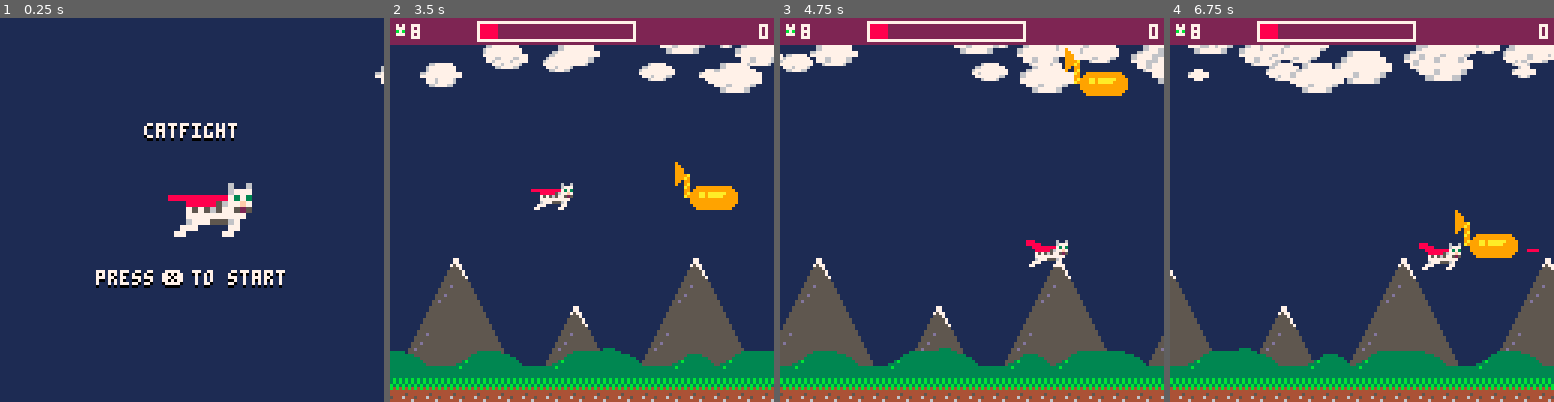
Above: before the commit, frames 1-4 (left to right).
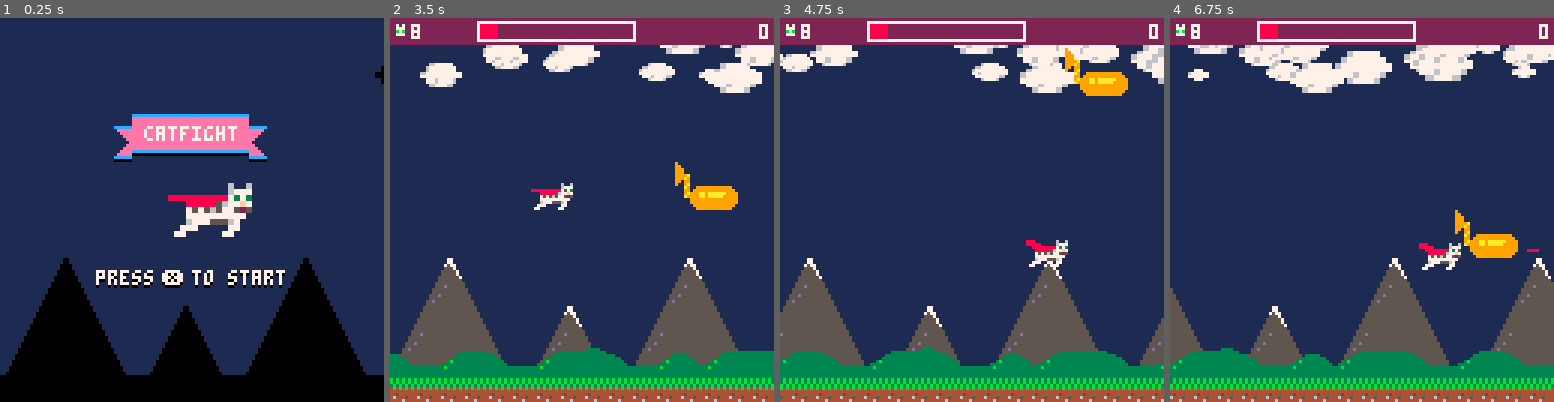
Above: after the commit, the same moments.

Repository: zothynine/picoheads
Game: PICO-8 cartridge catfight.p8
Two runs of this game, one before a commit and one after it. Both use one fixed random seed, a clock stepped at 60 frames per second and the inputs below.
Inputs:
- Up to frame 1 (0.25 s): no input
- Up to frame 2 (3.5 s): tap X (X key) at 0.33, 1.07, 1.85, 2.97 s; tap O (Z key) at 0.7, 1.7, 2.1, 2.5, 2.9, 3.3 s; hold Right 1.6-2.1 s; hold Up 2.15-2.42 s; hold Right 2.47-3.03 s; hold Left from 3.08 s (still down)
- Up to frame 3 (4.75 s): release Left at 3.58 s; hold Down 3.63-3.97 s; tap O (Z key) at 3.7, 4.1, 4.5 s; hold Right 4.02-4.68 s; tap X (X key) at 4.08 s; hold Up from 4.73 s (still down)
- Up to frame 4 (6.75 s): tap O (Z key) every 0.4 s from 4.9 to 6.5 s; release Up at 5.03 s; hold Left 5.08-5.68 s; tap X (X key) at 5.2, 6.32 s; hold Down 5.73-6.03 s; hold Right 6.08-6.58 s; hold Right from 6.63 s (still down)

The runs differ from the first frame. In frame 1, 22% of the frame differs, in the area x 0-100%, y 12-100%; in frame 2, 7.4%; in frame 3, 8.5%; in frame 4, 8.5%.

Commit message:
Episode 39

Diff:
--- a/catfight.p8
+++ b/catfight.p8
@@ -309,6 +309,7 @@
 function update_start()
   tim.f=(tim.f+1)%60
   update_clouds()
+  update_map()
   update_cape()
   if btn(5) then
     _update60=update_lvlstart
@@ -336,8 +337,23 @@
 function draw_start()
   cls()
   rectfill(0,0,127,127,1)
+  pal(5,0)
+  pal(6,0)
+  pal(7,0)
+  pal(13,0)
   foreach(clouds,draw_cloud)
-  print_shadow("catfight",0,35,7,false,true)
+  draw_map({l1=true})
+  pal()
+  rectfill(0,119,127,127,0)
+  sspr(16,8,6,11,38,36)
+  line(44,32,82,32,12)
+  rectfill(44,33,82,43,14)
+  line(44,44,82,44,12)
+  line(38,47,43,47,0)
+  line(44,45,82,45,0)
+  line(83,47,88,47,0)
+  sspr(16,8,6,11,83,36,6,11,true)
+  print_center("catfight",36,7)
   draw_ascii(2)
   print_shadow("press   to start",0,84,7,false,true)
   print_shadow("❎",54,84,7,true,false)
@@ -420,13 +436,16 @@
   if btn(0) then
     --links ⬅️
     ascii.x=mid(0,ascii.x-ascii.spd.x,127)
-  elseif btn(1) then
+  end
+  if btn(1) then
     --rechts ➡️
     ascii.x=mid(0,ascii.x+1,120)
-  elseif btn(2) then
+  end
+  if btn(2) then
     --oben ⬆️
     ascii.y=mid(ui_h+1,ascii.y-1,127)
-  elseif btn(3) then
+  end
+  if btn(3) then
     --unten ⬇️
     ascii.y=mid(0,ascii.y+1,121)
   end
@@ -1080,16 +1099,22 @@
   palt()
 end
 
-function draw_map()
-  --parallax b
-  map(0,10,maps.plxb1_x,80,16,6)
-  map(0,10,maps.plxb2_x,80,16,6)
-  --parallax a
-  map(0,8,maps.plxa1_x,110,16,2)
-  map(0,8,maps.plxa2_x,110,16,2)
-  --ground
-  map(0,15,maps.gnd1_x,120,16,1)
-  map(0,15,maps.gnd2_x,120,16,1)
+function draw_map(_layers)
+  --layer 1
+  if not _layers or _layers.l1 then
+    map(0,10,maps.plxb1_x,80,16,5)
+    map(0,10,maps.plxb2_x,80,16,5)
+  end
+  --layer 2
+  if not _layers or _layers.l2 then
+    map(0,8,maps.plxa1_x,110,16,2)
+    map(0,8,maps.plxa2_x,110,16,2)
+  end
+  --layer 3
+  if not _layers or _layers.l3 then
+    map(0,15,maps.gnd1_x,120,16,1)
+    map(0,15,maps.gnd2_x,120,16,1)
+  end
 end
 
 function draw_pwrups(_p)
@@ -1260,17 +1285,17 @@
 00700700070000700000000000000099000066000022000577777500049994000065225500f00006277766600005454400000777777777700000000000000000
 000000007000070000000000000000000000000000000000577750004999994000002555fff00000077700000054494440000677755567000000000000000000
 00000000000000000000000000000000000000000000000505550500499999400005555000000000666000000054454440007770000077000000000000000000
-00677770000000000000000000000000000000000000005000500050000000000000000000000000000000000544454444077000000770000000000000000000
-06777777000000000000000000000000000000000000000000000000000000000000000000000000000000000555555554000000000000000000000000000000
-67777777700000000000000000000000000000000000000000000000000000000000000000000000000000000000000000000000000000000000000000000000
-77777777700000000000000000000000000000000000000000000000000000000000000000000000000000000000000000000000000000000000000000000000
-07767776000000000000000000000000000000000000000000000000000000000000000000000000000000000000000000000000000000000000000000000000
-00677760000000000000000000000000000000000000000000000000000000000000000000000000000000000000000000000000000000000000000000000000
-00000000000000000000000000000000000000000000000000000000000000000000000000000000000000000000000000000000000000000000000000000000
-00000000000000000000000000000000000000000000000000000000000000000000000000000000000000000000000000000000000000000000000000000000
-00000000000000000000000000000000000000000000000000000000000000000000000000000000000000000000000000000000000000000000000000000000
-00000000000000000000000000000000000000000000000000000000000000000000000000000000000000000000000000000000000000000000000000000000
-00000000000000000000000000000000000000000000000000000000000000000000000000000000000000000000000000000000000000000000000000000000
+0067777000000000cccccc0000000000000000000000005000500050000000000000000000000000000000000544454444077000000770000000000000000000
+06777777000000000eeeee0000000000000000000000000000000000000000000000000000000000000000000555555554000000000000000000000000000000
+677777777000000000eeee0000000000000000000000000000000000000000000000000000000000000000000000000000000000000000000000000000000000
+7777777770000000000eee0000000000000000000000000000000000000000000000000000000000000000000000000000000000000000000000000000000000
+07767776000000000000ee0000000000000000000000000000000000000000000000000000000000000000000000000000000000000000000000000000000000
+006777600000000000000e0000000000000000000000000000000000000000000000000000000000000000000000000000000000000000000000000000000000
+00000000000000000000ee0000000000000000000000000000000000000000000000000000000000000000000000000000000000000000000000000000000000
+0000000000000000000eee0000000000000000000000000000000000000000000000000000000000000000000000000000000000000000000000000000000000
+000000000000000000eeee0000000000000000000000000000000000000000000000000000000000000000000000000000000000000000000000000000000000
+00000000000000000eeeee0000000000000000000000000000000000000000000000000000000000000000000000000000000000000000000000000000000000
+0000000000000000cccccc0000000000000000000000000000000000000000000000000000000000000000000000000000000000000000000000000000000000
 00000000000000000000000000000000000000000000000000000000000000000000000000000000000000000000000000000000000000000000000000000000
 00000000000000000000000000000000000000000000000000000000000000000000000000000000000000000000000000000000000000000000000000000000
 00000000000000000000000000000000000000000000000000000000000000000000000000000000000000000000000000000000000000000000000000000000
